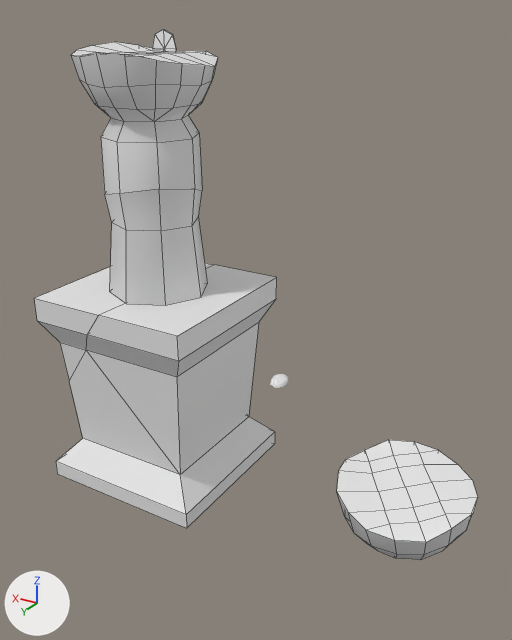
Renders of the FBX model ChaosandDeduction/Assets/Blake/Statue/StatueAnim_2.fbx from each side of a commit.
One viewpoint serves both versions: a camera (50 mm lens) standing at (-3.47, 4.26, 3.7) and looking at (-0.82, -0.15, 1.49). The axes (+X, +Y, +Z) are drawn at lower left. The lights are the same throughout. Mesh edges are drawn as thin lines on the coarser meshes. Where no turn or scale is listed for an object, it has been applied to the vertices.

Objects in the first picture: 'Body_L.001', 'Body_R.001', 'StatueBase.001', 'StatueBasePiece.001', 'TopOfHead.001', 'Torso.001'.
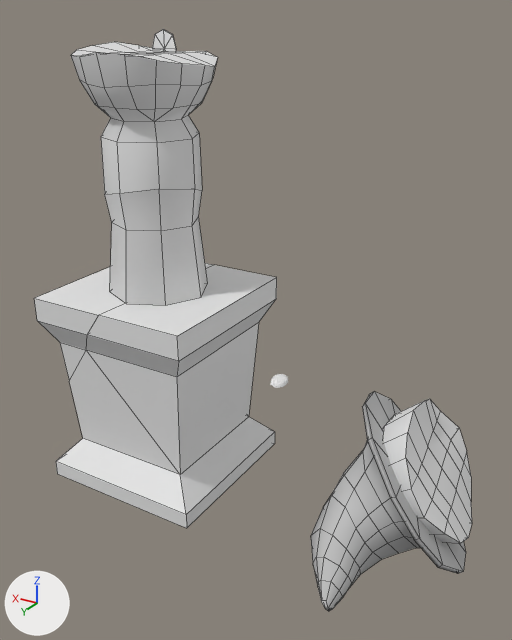
Commit message: Fixed Statue

Changed parts and their boxes (x1, y1, x2, y2) in the pictures (512 x 640 px):
'TopOfHead.001', moved, turned: before (337, 440, 478, 560); after (383, 399, 472, 543)
'WitchHat_LowPoly.003', added: after (311, 392, 466, 611)

Edits to the bpy script that builds the scene:
```text
Add mat_lambert1_002:
    mat_lambert1_002 = principled_material('lambert1.002')
    mat_lambert1_002.base_color = (0.5, 0.5, 0.5)  # grey #bcbcbc
    mat_lambert1_002.roughness = 0.553
Add me_mesh_015:
    me_mesh_015.from_pydata(...)  # 115 vertices, 118 faces; spans x 2.52..3.55, y -0.49..1.37, z -2.67..-1.51
    me_mesh_015.materials.append(mat_lambert1_002)  # grey #bcbcbc
Change ob_topofhead_001:
    ob_topofhead_001.location: (-1.982, 0.568, 3.879) -> (-5.239, -0.275, 2.663)
    ob_topofhead_001.rotation_euler: (0.113, -2.993, 0.612) -> (0.179, 2.19, 0.275)  # degrees (6.5, -171, 35) -> degrees (10, 125, 16)
Add ob_witchhat_lowpoly_003:
    ob_witchhat_lowpoly_003 = bpy.data.objects.new('WitchHat_LowPoly.003', me_mesh_015)
    ob_witchhat_lowpoly_003.location = (-5.239, -0.275, 2.663)
```
